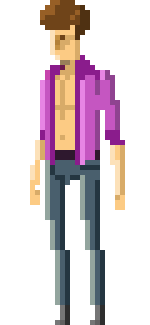
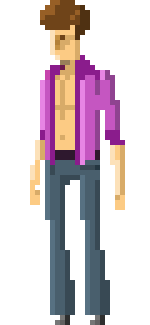
Layers edited between the first and the second 150 x 325 image:
painted on "Layer 1 copy" over [left=45, top=160, right=110, bottom=315]
